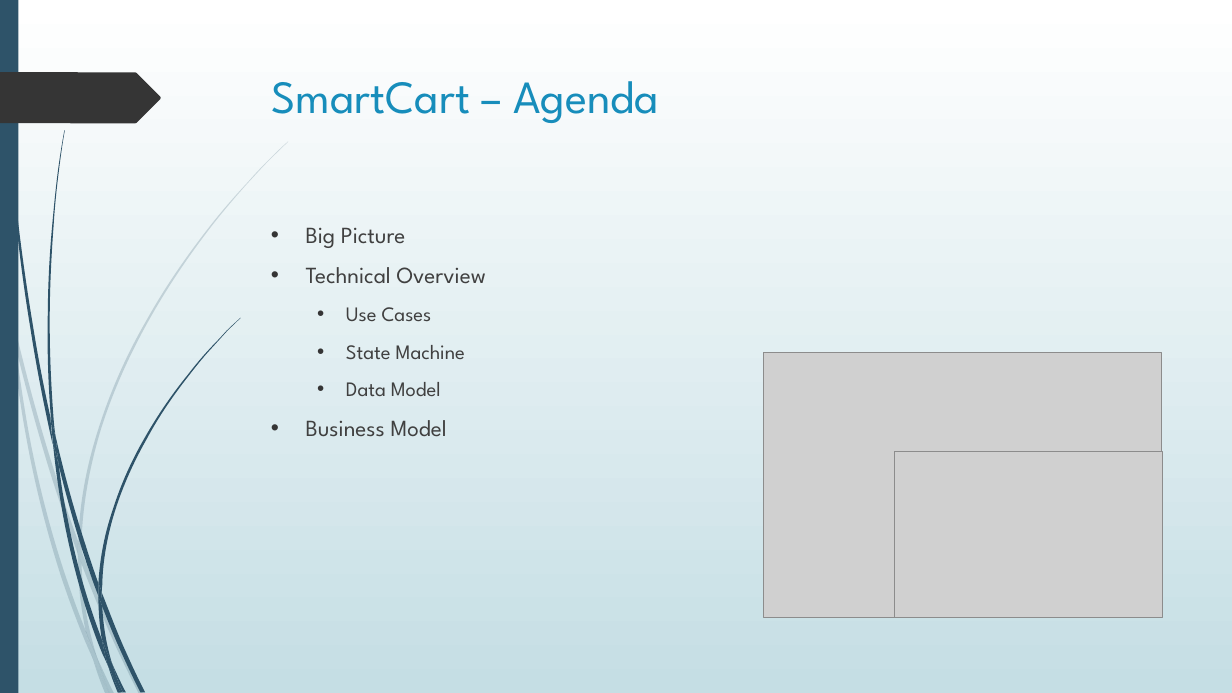
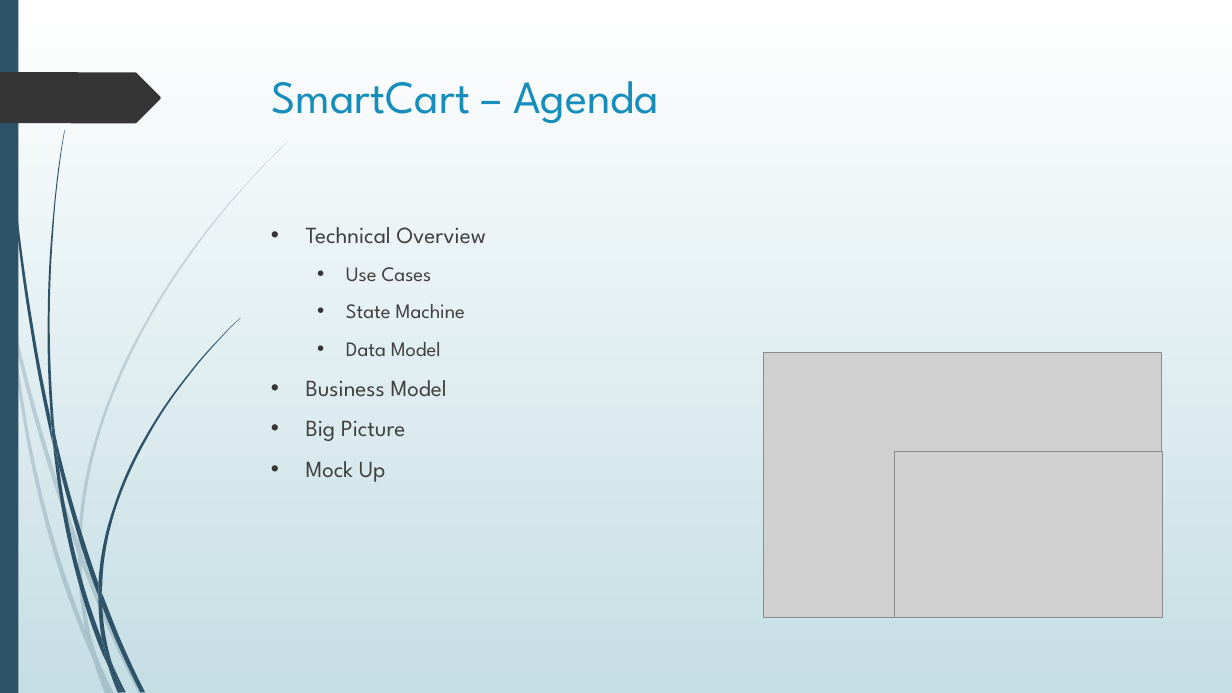
Before and after one commit to Pschkn/TAE_EmbeddedSystems, a slide deck: slide 2 of pm/presentations/SmartCart_Concept.pptx. Drawn at 1232x693 pixels with LibreOffice and Linux fonts; fonts in the diff are those of the drawing; grey boxes stand for pictures. Boxes give left, top, right and bottom in pixels: in the first picture for what was removed or moved away, otherwise in the second. Text is boxed around its words. In the diff, an @@ line names an element or a change of style, - is before the commit and + after.

```diff
--- a/pm/presentations/SmartCart_Concept.pptx
+++ b/pm/presentations/SmartCart_Concept.pptx
@@ text at [306, 227, 405, 248]: paragraph removed @@
-• Big Picture
@@ text at [306, 420, 405, 482]: paragraphs added @@
+• Big Picture
+• Mock Up
```
Also in this commit, not shown: 2 other slides changed.
